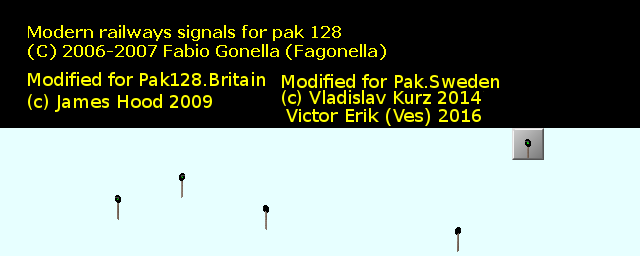
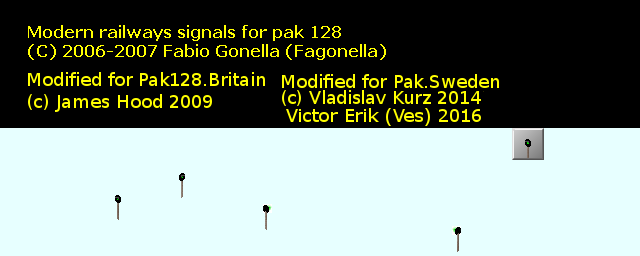
Layered file, before and after one edit (640×256). Changes by layer:
added layer "Flare" above "signals_1.png" over 267, 204, 457, 233
painted on "Bakgrund" over 263, 204, 461, 235
